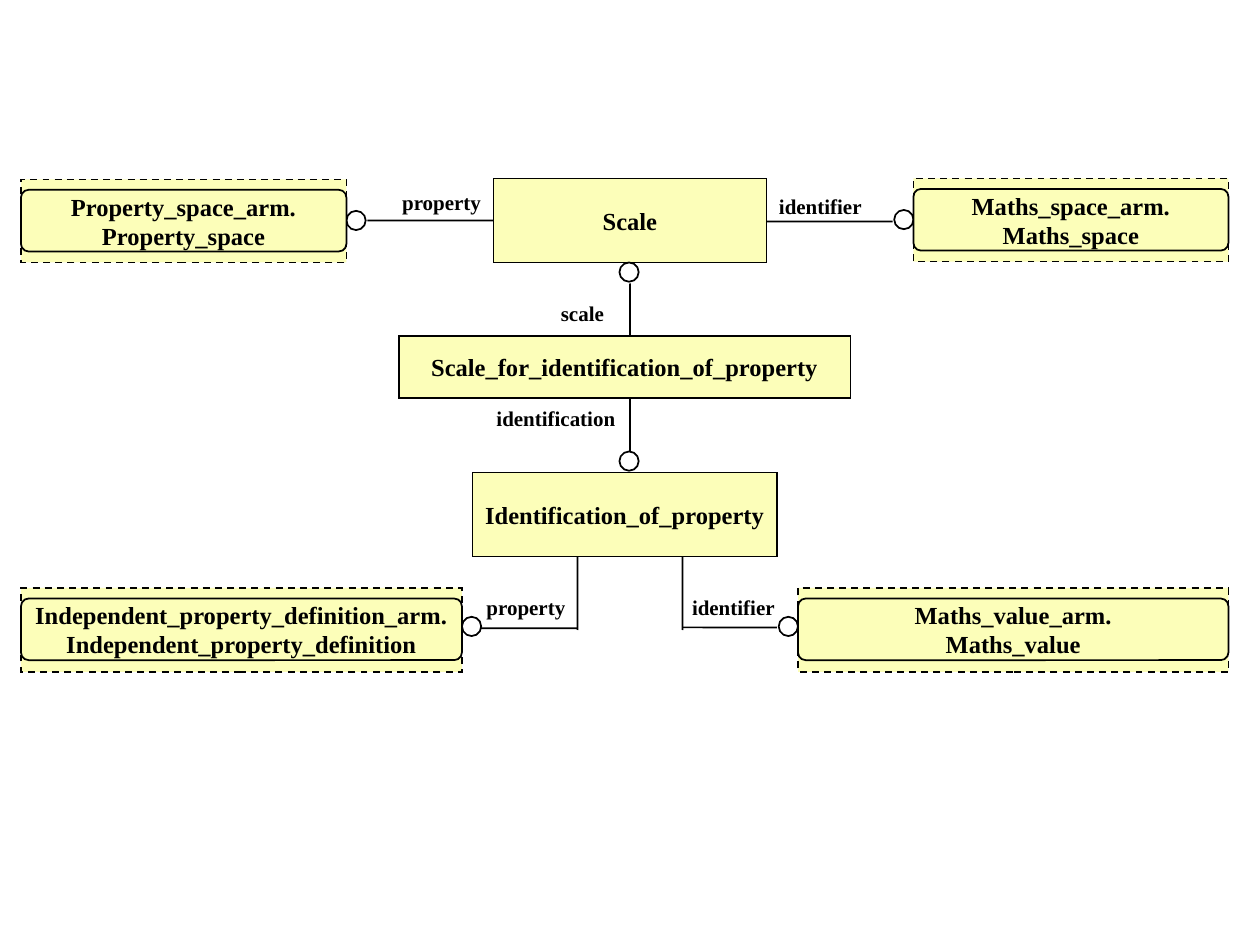
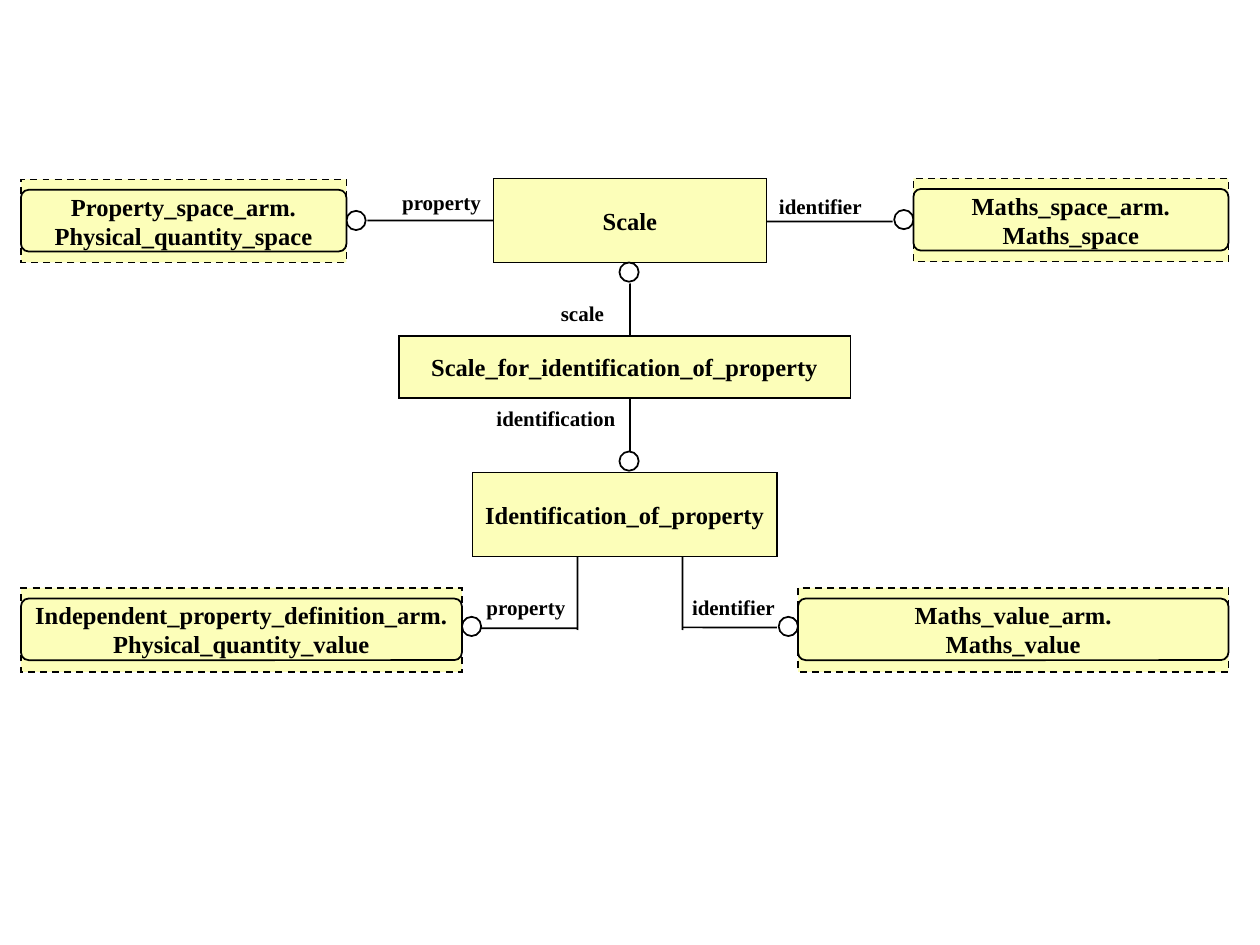
Before and after one commit to starseeker/stepmod_mirror, a slide deck: slide 2 of data/modules/property_identification/property_identification.ppt. Drawn at 1260x945 pixels with LibreOffice and Linux fonts; fonts in the diff are those of the drawing. Boxes give left, top, right and bottom in pixels: in the first picture for what was removed or moved away, otherwise in the second. Text is boxed around its words. In the diff, an @@ line names an element or a change of style, - is before the commit and + after.

```diff
--- a/data/modules/property_identification/property_identification.ppt
+++ b/data/modules/property_identification/property_identification.ppt
@@ text in rectangle at [55,228,313,251]: text changed @@
-Property_space
+Physical_quantity_space
@@ text in rounded rectangle at [113,636,369,659]: text changed @@
-Independent_property_definition
+Physical_quantity_value
```
Also in this commit, not shown: 23 other files.
